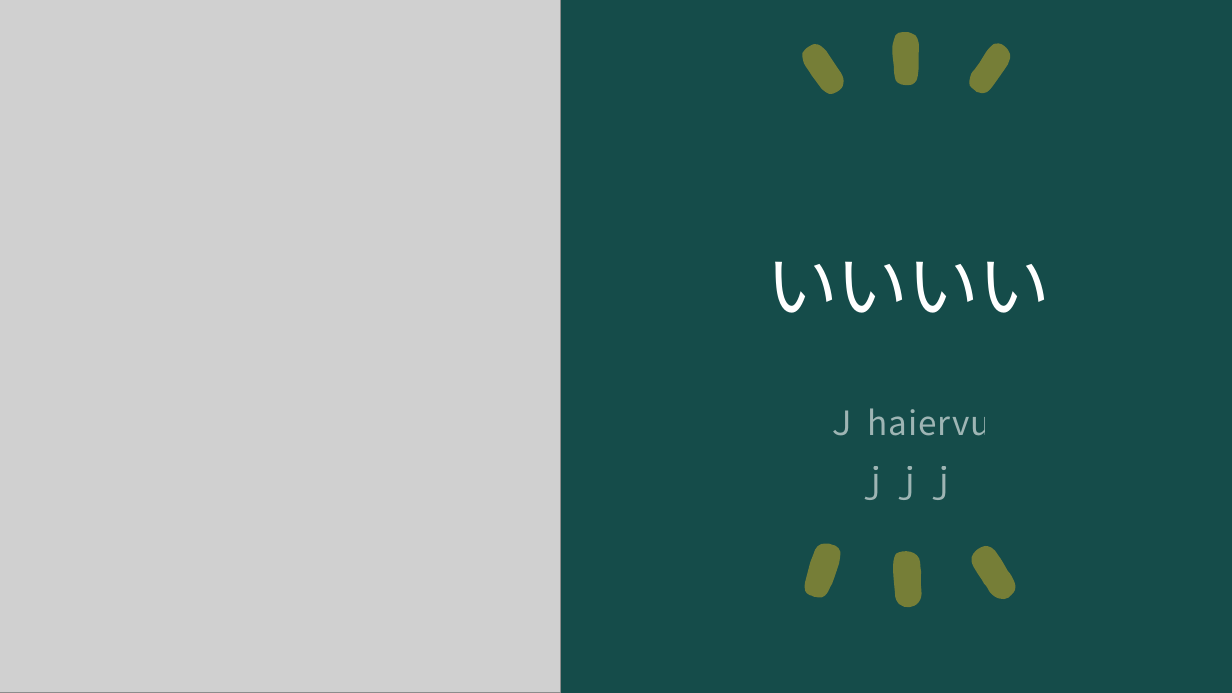
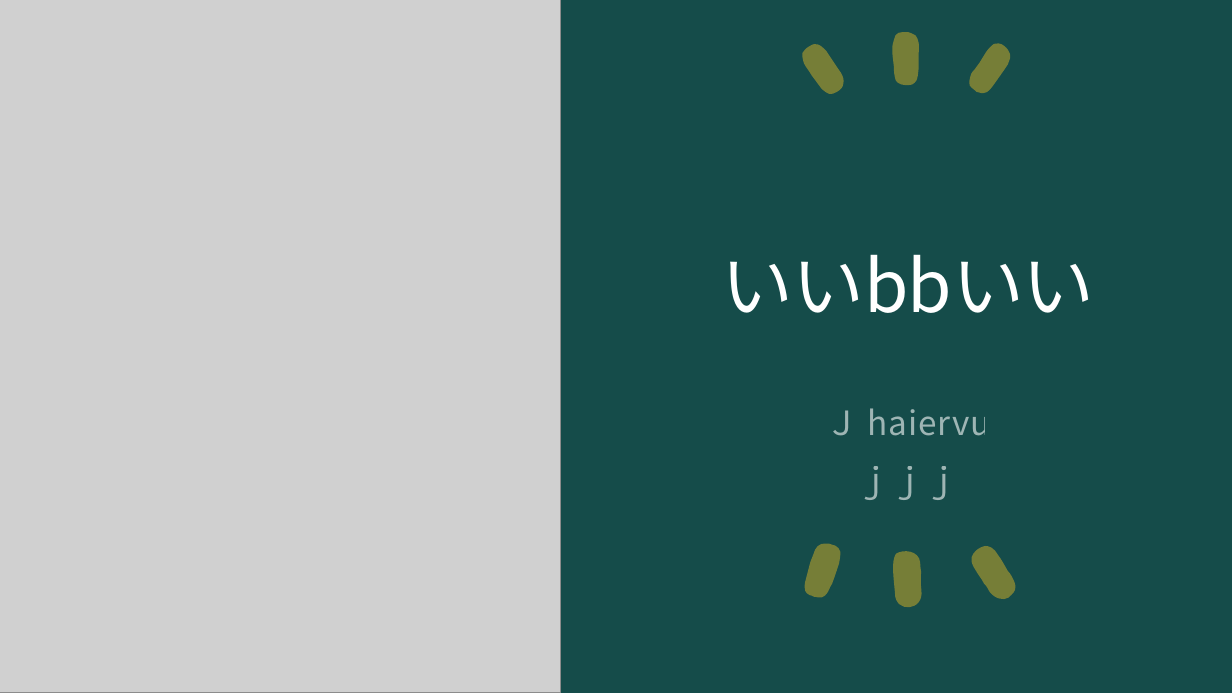
Before and after one commit to ogawa3427/utils, a slide deck: slide 1 of 2024answer/answer.pptx. Drawn at 1232x693 pixels with LibreOffice and Linux fonts; fonts in the diff are those of the drawing; grey boxes stand for pictures. Boxes give left, top, right and bottom in pixels: in the first picture for what was removed or moved away, otherwise in the second. Text is boxed around its words. In the diff, an @@ line names an element or a change of style, - is before the commit and + after.

Commit message:
bb

```diff
--- a/2024answer/answer.pptx
+++ b/2024answer/answer.pptx
@@ title at (722, 254, 1095, 313): text changed @@
-いいいい
+いいbbいい
```
